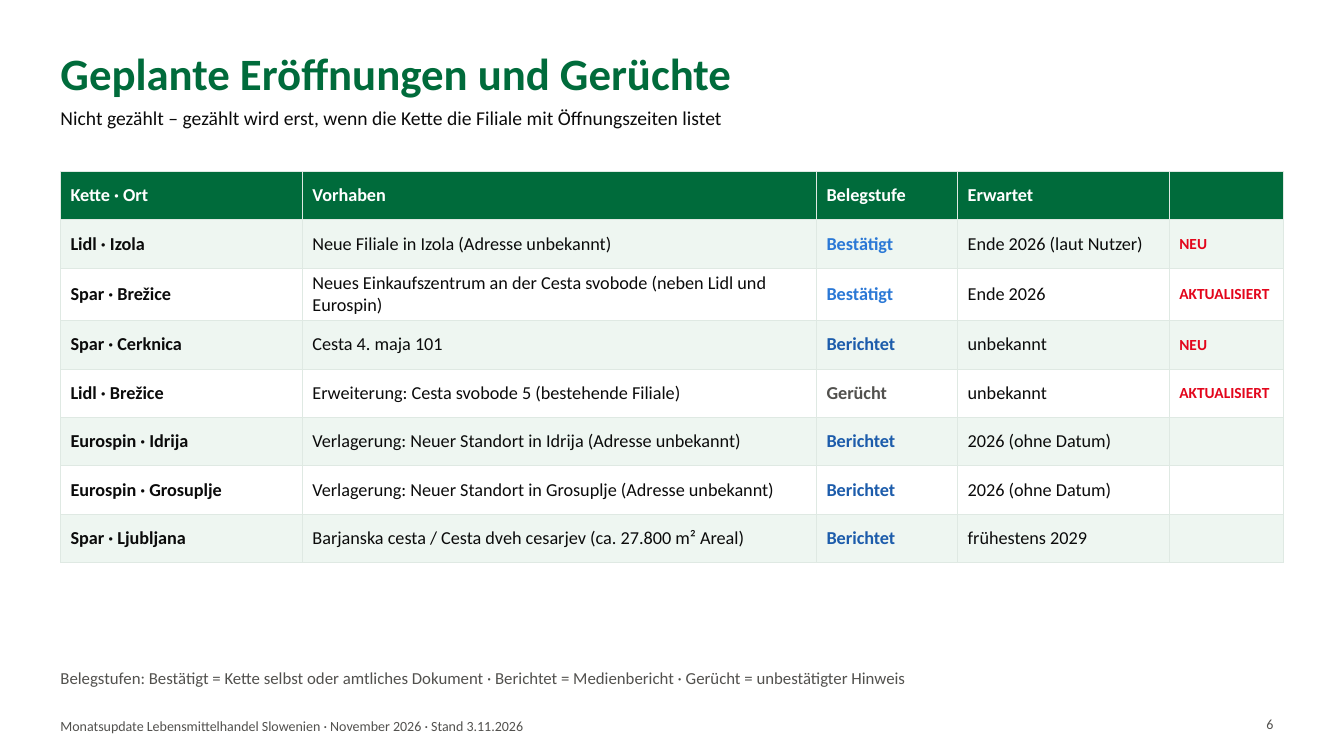
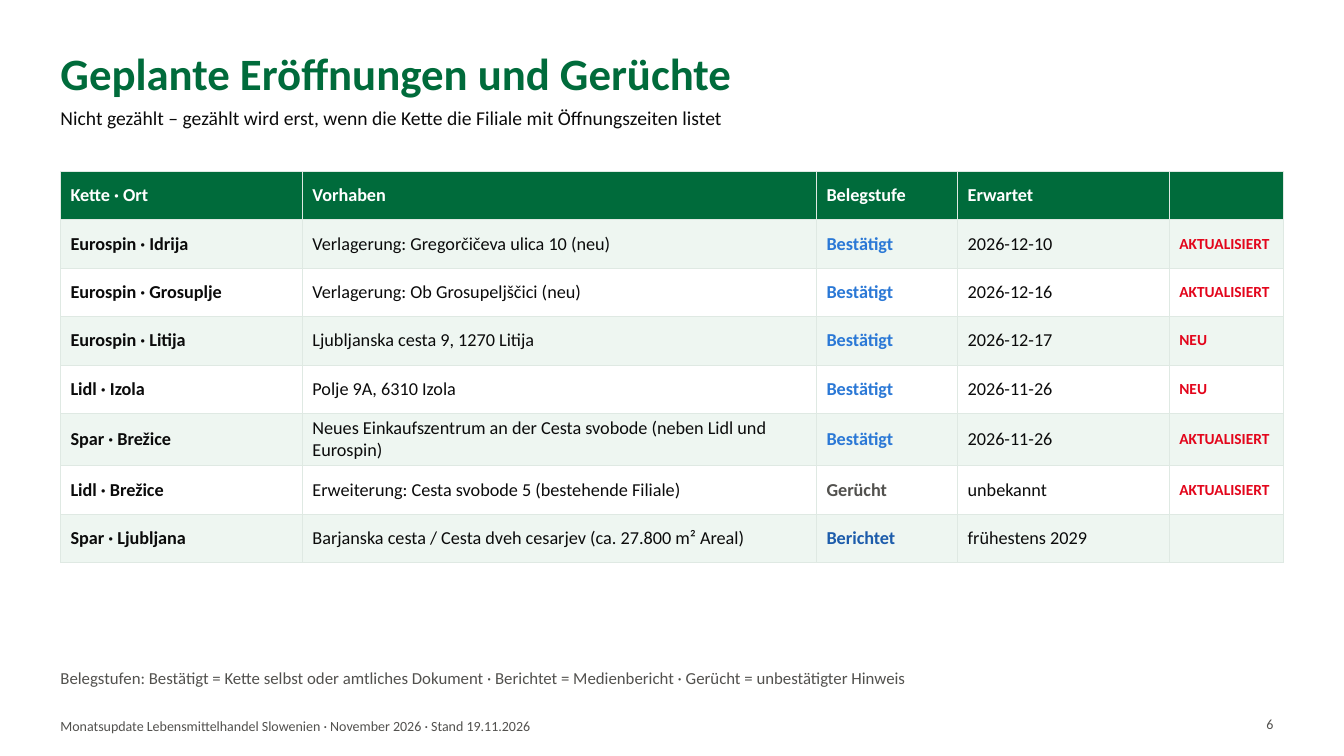
Before and after one commit to petersparnepremicnine-del/filialtracker-update, a slide deck: slide 6 of archiv/2026-11.pptx. Drawn at 1344x756 pixels with LibreOffice and Linux fonts; fonts in the diff are those of the drawing. Boxes give left, top, right and bottom in pixels: in the first picture for what was removed or moved away, otherwise in the second. Text is boxed around its words. In the diff, an @@ line names an element or a change of style, - is before the commit and + after.

```diff
--- a/archiv/2026-11.pptx
+++ b/archiv/2026-11.pptx
@@ table at box(60, 171, 1284, 551) @@
-row 2: Lidl · Izola | Neue Filiale in Izola (Adresse unbekannt) | Bestätigt | Ende 2026 (laut Nutzer) | NEU
-row 3: Spar · Brežice | Neues Einkaufszentrum an der Cesta svobode (neben Lidl und Eurospin) | Bestätigt | Ende 2026 | AKTUALISIERT
-row 4: Spar · Cerknica | Cesta 4. maja 101 | Berichtet | unbekannt | NEU
+row 2: Eurospin · Idrija | Verlagerung: Gregorčičeva ulica 10 (neu) | Bestätigt | 2026-12-10 | AKTUALISIERT
+row 3: Eurospin · Grosuplje | Verlagerung: Ob Grosupeljščici (neu) | Bestätigt | 2026-12-16 | AKTUALISIERT
+row 4: Eurospin · Litija | Ljubljanska cesta 9, 1270 Litija | Bestätigt | 2026-12-17 | NEU
+row 5: Lidl · Izola | Polje 9A, 6310 Izola | Bestätigt | 2026-11-26 | NEU
+row 6: Spar · Brežice | Neues Einkaufszentrum an der Cesta svobode (neben Lidl und Eurospin) | Bestätigt | 2026-11-26 | AKTUALISIERT
-row 6: Eurospin · Idrija | Verlagerung: Neuer Standort in Idrija (Adresse unbekannt) | Berichtet | 2026 (ohne Datum) | 
-row 7: Eurospin · Grosuplje | Verlagerung: Neuer Standort in Grosuplje (Adresse unbekannt) | Berichtet | 2026 (ohne Datum) | 
@@ text at box(60, 721, 531, 734): text changed @@
-Monatsupdate Lebensmittelhandel Slowenien · November 2026 · Stand 3.11.2026
+Monatsupdate Lebensmittelhandel Slowenien · November 2026 · Stand 19.11.2026
```
Also in this commit, not shown: 7 other slides changed, 7 other files.
